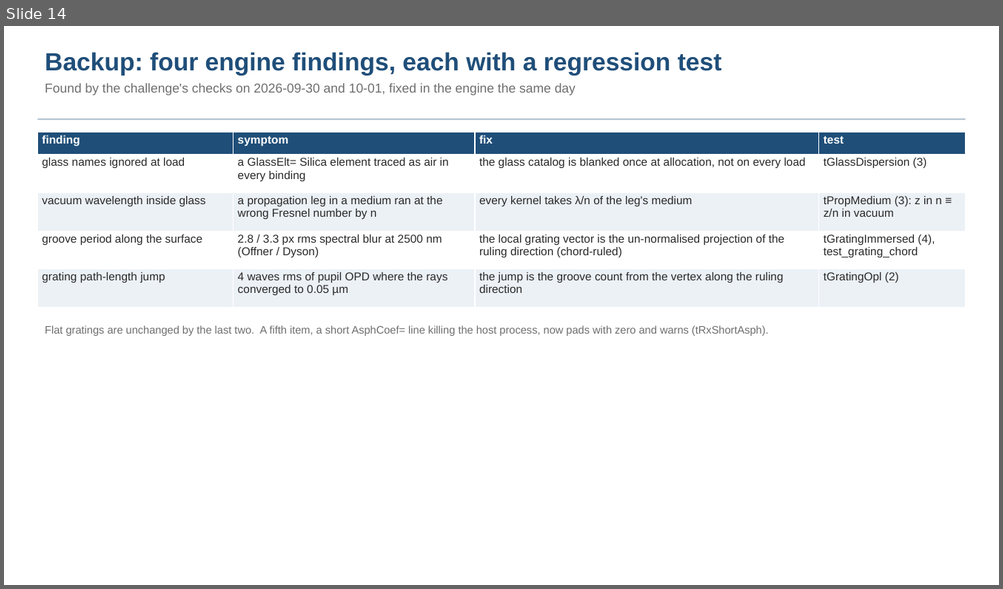
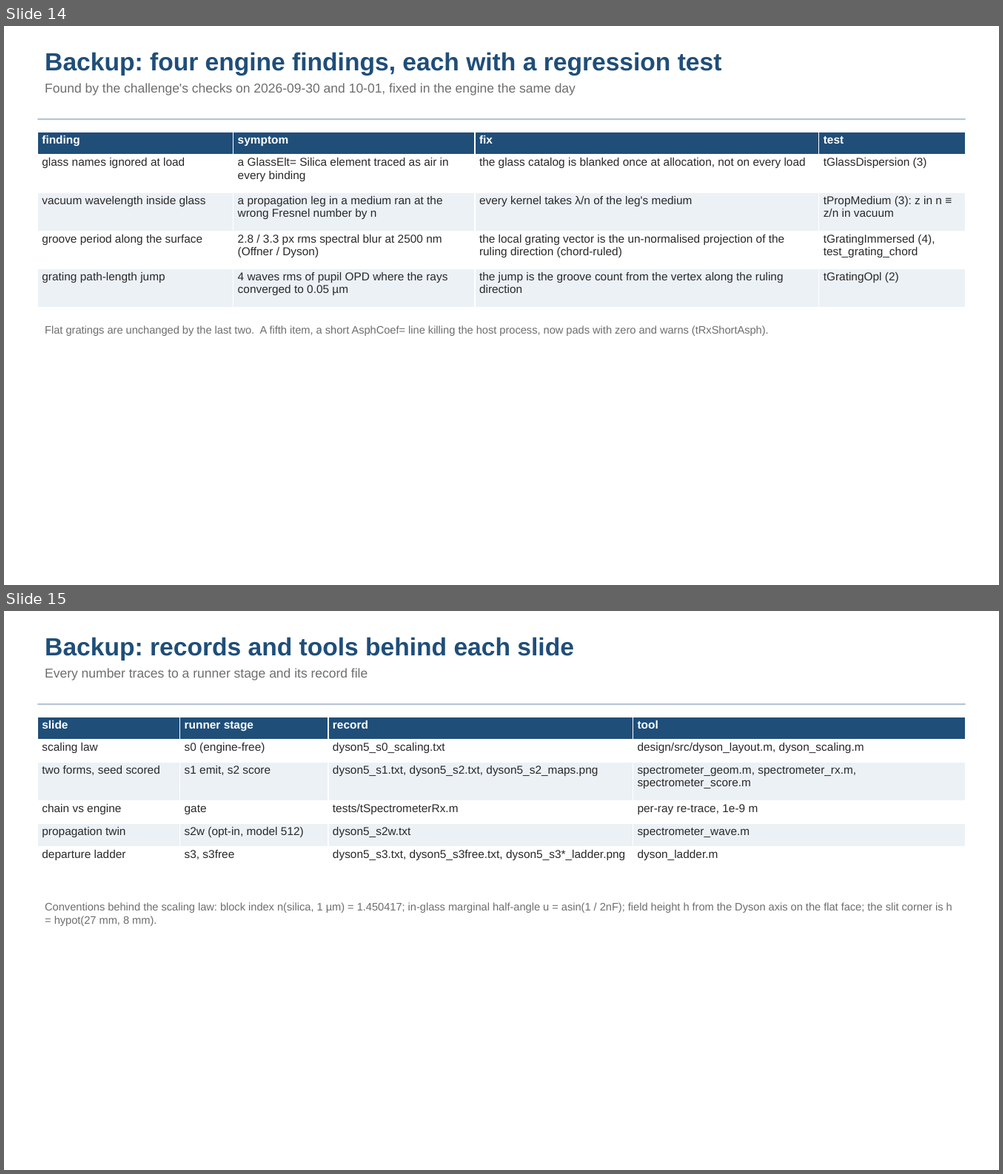
Before and after one commit to nasa-jpl/macos, a slide deck: demo_session/deck_dyson.pptx. Shown one above the other, each under a label of ours: slide 14 before the commit, slides 14 and 15 after it. The pictures are 1003x589 and 1003x1174 pixels, drawn with LibreOffice and Linux fonts; fonts in the diff are those of the drawing. Boxes give left, top, right and bottom in pixels: in the first picture for what was removed or moved away, otherwise in the second. Text is boxed around its words. In the diff, an @@ line names an element or a change of style, - is before the commit and + after.

```diff
--- a/demo_session/deck_dyson.pptx
+++ b/demo_session/deck_dyson.pptx
@@ slide 15 added at (x1=4, y1=611, x2=999, y2=1170), background #FFFFFF @@
@@ text added at (x1=45, y1=637, x2=574, y2=681), 12.5 pt, text #6E6E6E @@
+Backup: records and tools behind each slide
+Every number traces to a runner stage and its record file
@@ rectangle added at (x1=37, y1=703, x2=965, y2=705), fill #B8C6D4 @@
@@ table added at (x1=37, y1=717, x2=965, y2=885), 6 rows, 4 columns @@
+slide | runner stage | record | tool
+scaling law | s0 (engine-free) | dyson5_s0_scaling.txt | design/src/dyson_layout.m, dyson_scaling.m
+two forms, seed scored | s1 emit, s2 score | dyson5_s1.txt, dyson5_s2.txt, dyson5_s2_maps.png | spectrometer_geom.m, spectrometer_rx.m, spectrometer_score.m
+chain vs engine | gate | tests/tSpectrometerRx.m | per-ray re-trace, 1e-9 m
+propagation twin | s2w (opt-in, model 512) | dyson5_s2w.txt | spectrometer_wave.m
+departure ladder | s3, s3free | dyson5_s3.txt, dyson5_s3free.txt, dyson5_s3*_ladder.png | dyson_ladder.m
@@ text added at (x1=45, y1=903, x2=952, y2=926), 10.5 pt, text #6E6E6E @@
+Conventions behind the scaling law: block index n(silica, 1 µm) = 1.450417; in-glass marginal half-angle u = asin(1 / 2nF); field height h from the Dyson axis on the flat face; the slit corner is h = hypot(27 mm, 8 mm).
```
Also in this commit, not shown: 3 slides changed, 3 other files.
